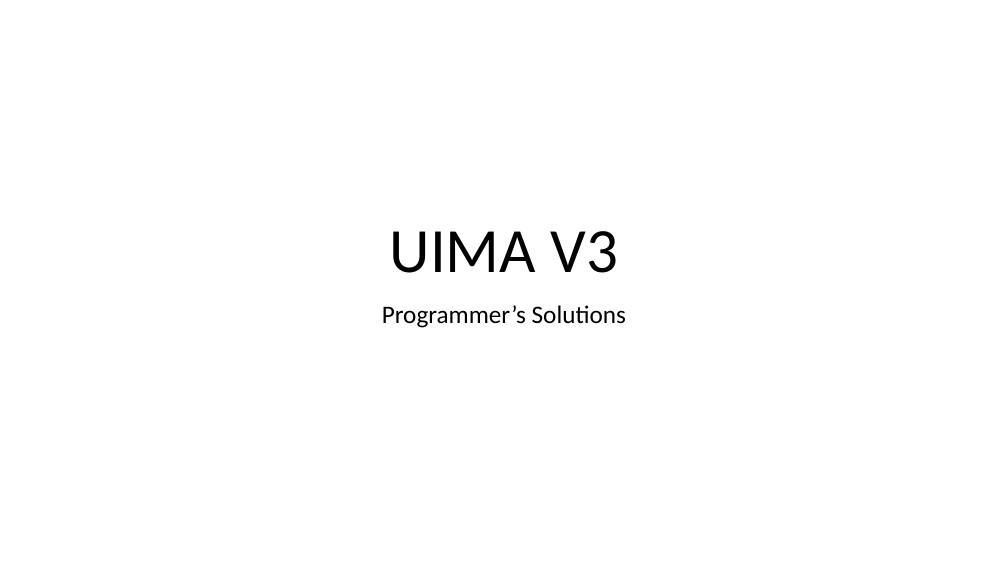
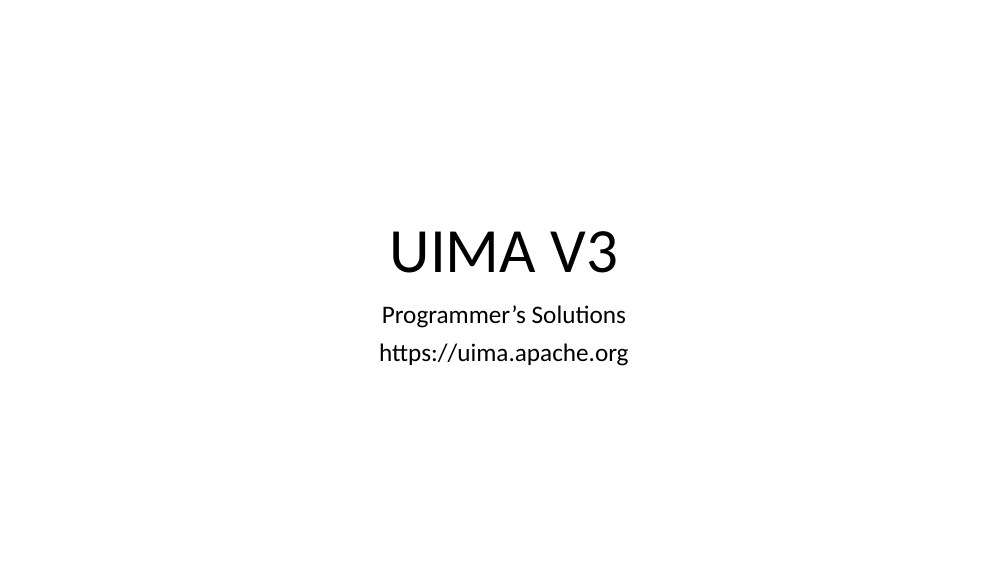
Before and after one commit to apache/uima-site, a slide deck: slide 1 of docs/downloads/uv3/UIMA_V3_Programmers_Solutions.pptx. Drawn at 1008x567 pixels with LibreOffice and Linux fonts; fonts in the diff are those of the drawing. Boxes give left, top, right and bottom in pixels: in the first picture for what was removed or moved away, otherwise in the second. Text is boxed around its words. In the diff, an @@ line names an element or a change of style, - is before the commit and + after.

```diff
--- a/docs/downloads/uv3/UIMA_V3_Programmers_Solutions.pptx
+++ b/docs/downloads/uv3/UIMA_V3_Programmers_Solutions.pptx
@@ subtitle at bbox=[379, 343, 628, 366]: paragraph added @@
+https://uima.apache.org
```
Also in this commit, not shown: 25 other slides changed.
